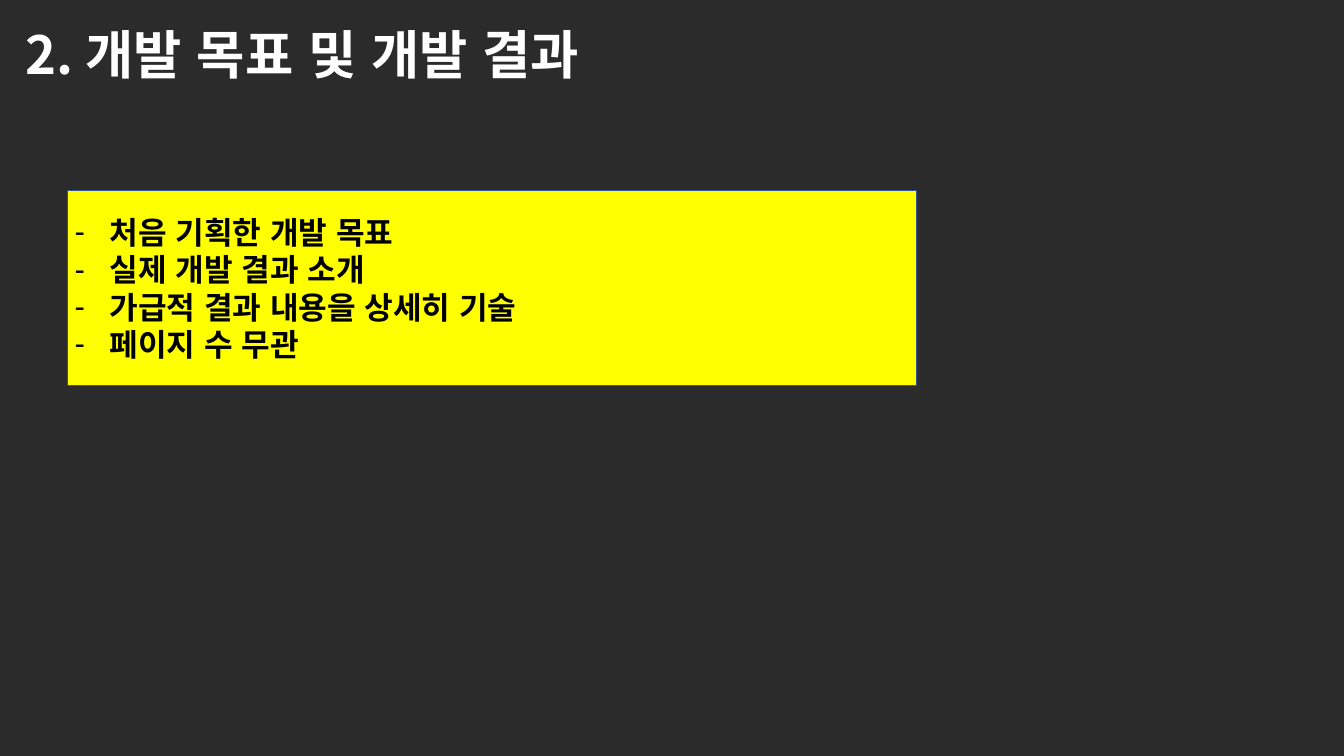
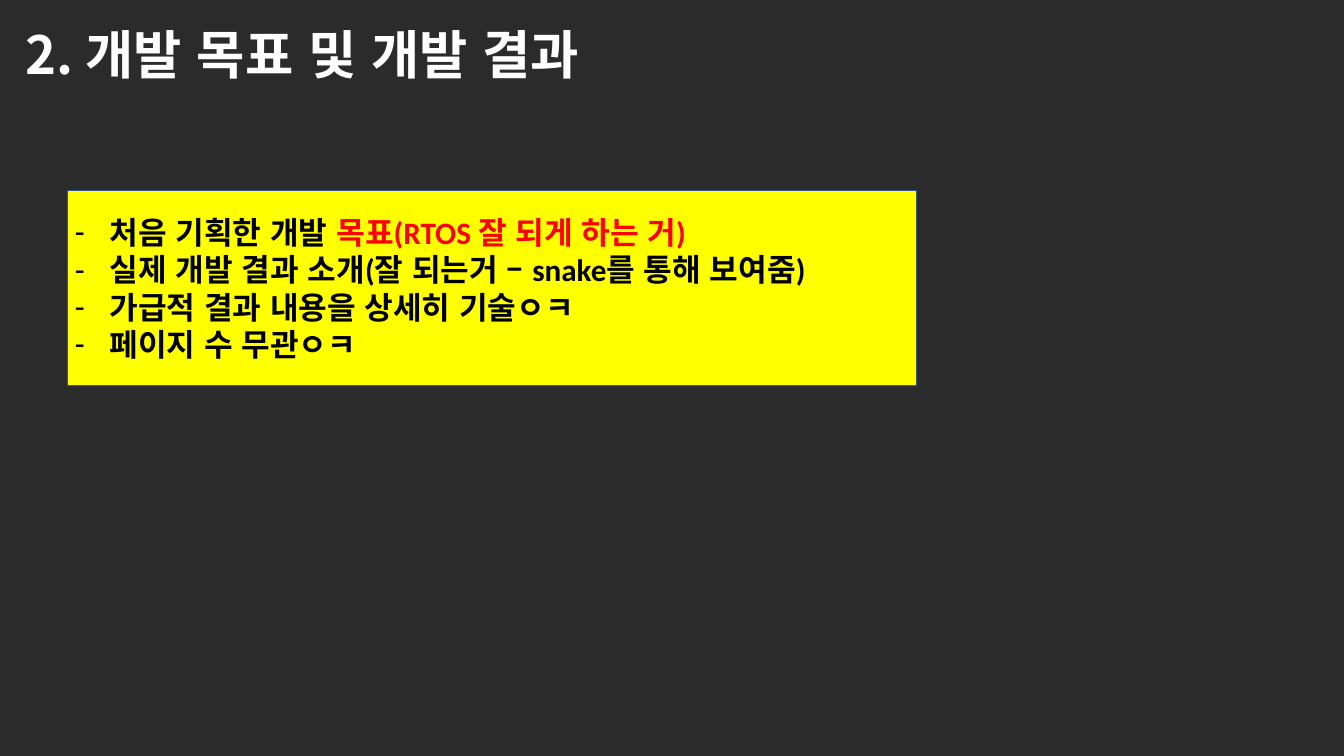
Before and after one commit to plat320/SWBootCamp7, a slide deck: slide 4 of 부트캠프_07기_RTOS_1팀(김정진, 김소연, 심훈, 이성훈)_최종보고서.pptx. Drawn at 1344x756 pixels with LibreOffice and Linux fonts; fonts in the diff are those of the drawing; background and template pictures are left out; a plain dark background stands for a picture behind light text. Boxes give left, top, right and bottom in pixels: in the first picture for what was removed or moved away, otherwise in the second. Text is boxed around its words. In the diff, an @@ line names an element or a change of style, - is before the commit and + after.

```diff
--- a/부트캠프_07기_RTOS_1팀(김정진, 김소연, 심훈, 이성훈)_최종보고서.pptx
+++ b/부트캠프_07기_RTOS_1팀(김정진, 김소연, 심훈, 이성훈)_최종보고서.pptx
@@ text in rectangle at <box>110,217,806,359</box>: text changed @@
-– 처음 기획한 개발 목표
-– 실제 개발 결과 소개
-– 가급적 결과 내용을 상세히 기술
-– 페이지 수 무관
+– 처음 기획한 개발 목표(RTOS 잘 되게 하는 거)
+– 실제 개발 결과 소개(잘 되는거 – snake를 통해 보여줌)
+– 가급적 결과 내용을 상세히 기술ㅇㅋ
+– 페이지 수 무관ㅇㅋ
```
Also in this commit, not shown: 6 other slides changed, 15 other files.
